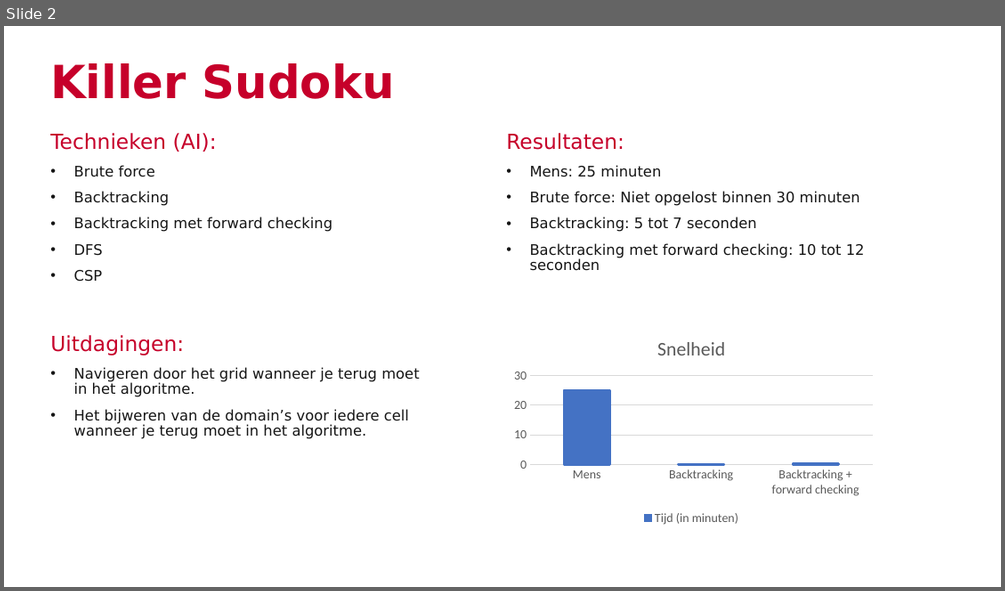
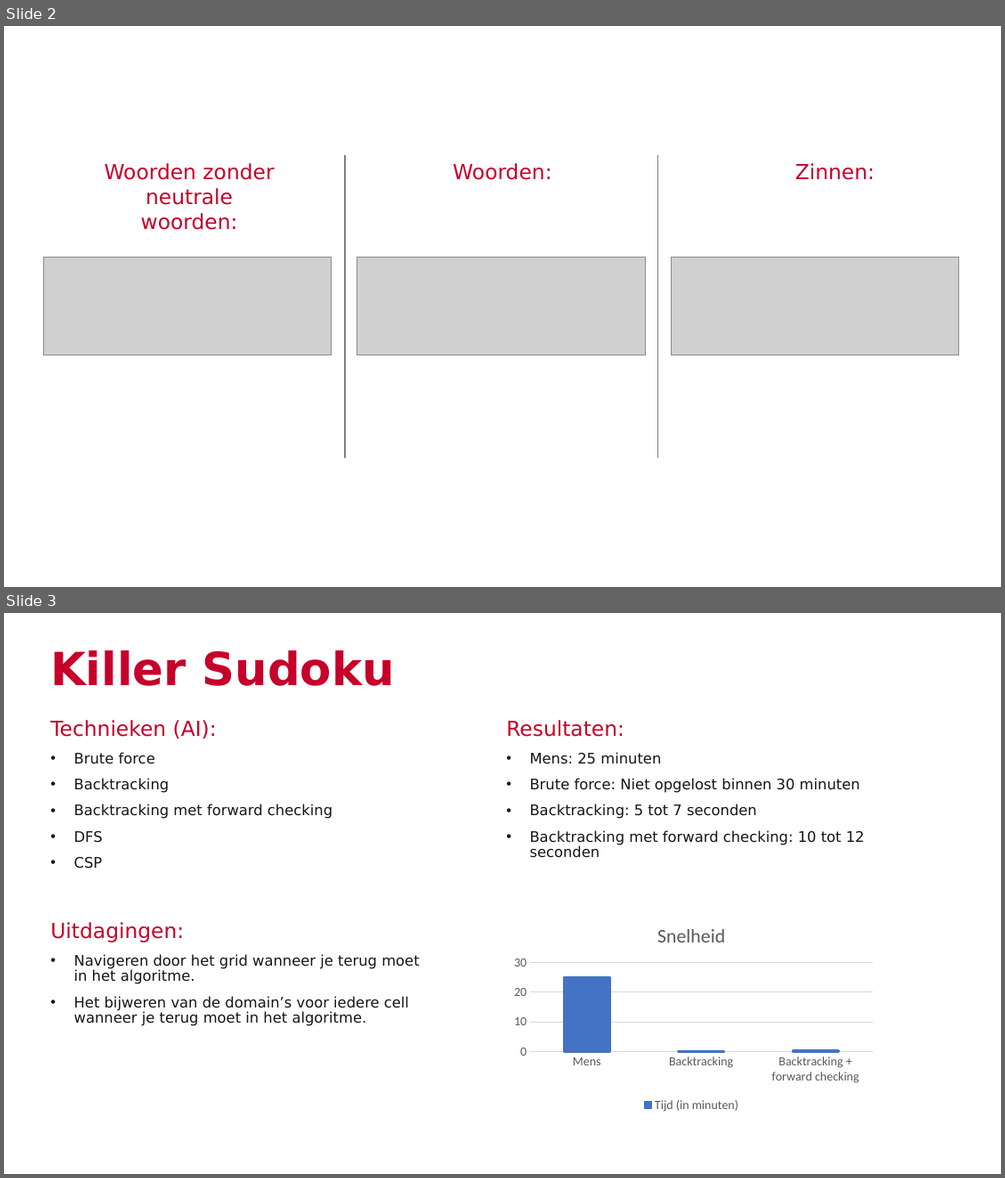
Before and after one commit to JobHaast/Artificial-Inteligence-Final-Assignment, a slide deck: Metrics.pptx. Shown one above the other, each under a label of ours: slide 2 before the commit, slides 2 and 3 after it. The pictures are 1005x591 and 1005x1178 pixels, drawn with LibreOffice and Linux fonts; fonts in the diff are those of the drawing; grey boxes stand for pictures. Boxes give left, top, right and bottom in pixels: in the first picture for what was removed or moved away, otherwise in the second. Text is boxed around its words. In the diff, an @@ line names an element or a change of style, - is before the commit and + after.

```diff
--- a/Metrics.pptx
+++ b/Metrics.pptx
@@ slide 2 added at <box>4,26,1001,587</box>, background #FFFFFF @@
@@ line added from (345, 155) to (345, 459), #7F7F7F 1.5 pt @@
@@ line added from (657, 155) to (657, 459), #7F7F7F 1.5 pt @@
@@ text added at <box>105,163,274,230</box>, 20 pt, text #C6002A @@
+Woorden zonder neutrale woorden:
@@ text added at <box>453,163,551,180</box>, 20 pt, text #C6002A @@
+Woorden:
@@ text added at <box>795,163,874,180</box>, 20 pt, text #C6002A @@
+Zinnen:
@@ picture added at <box>44,257,332,355</box> @@
@@ picture added at <box>356,257,646,355</box> @@
@@ picture added at <box>672,257,960,355</box> @@
@@ what was slide 2 is now slide 3 @@
```
Also in this commit, not shown: 1 slide changed, 6 other files.
